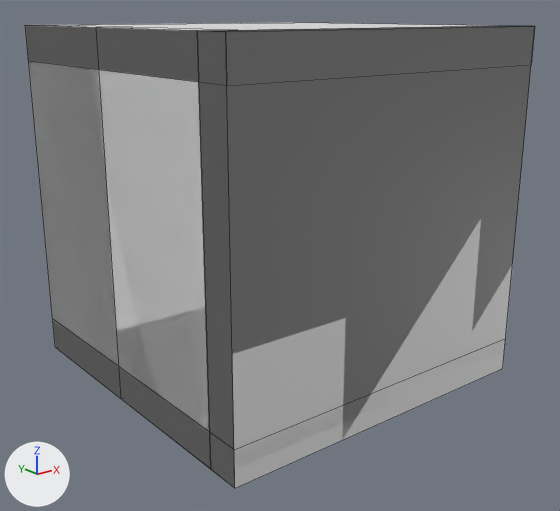
A saved change to the FBX model Assets/02.Prefab/PrefabModel/Frame.fbx.
Both versions are drawn from a 50 mm camera at (-2.76, -3.52, 1.07) aimed at (-0.02, -0.1, -0.3). The axes (+X, +Y, +Z) are drawn at lower left. The lights are the same throughout. Mesh edges are drawn as thin lines. Where no turn or scale is listed for an object, it has been applied to the vertices.

In view in the first picture: 'Cube', 'GuideBox'.
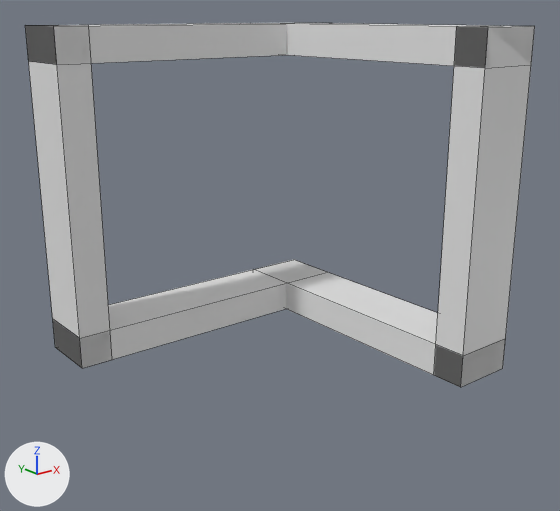
What changed in the scene script:
```text
Add me_큐브_004:
    me_큐브_004.from_pydata(...)  # a box spanning x -0.1..0.1, y -0.2..0.2, z -1.0..1.0
Add me_큐브_006:
    me_큐브_006.from_pydata(...)  # a box spanning x -0.2..0.2, y -1.0..1.0, z -0.1..0.1
Add me_큐브_003:
    me_큐브_003.from_pydata(...)  # a box spanning x -0.2..0.2, y -0.1..0.1, z -1.0..1.0
Add me_큐브_005:
    me_큐브_005.from_pydata(...)  # a box spanning x -1.0..1.0, y -0.2..0.2, z -0.1..0.1
Remove ob_cube:
    ob_cube = bpy.data.objects.new('Cube', me_큐브)
    ob_cube.location = (0.0, -0.9, 0.0)
Change ob_guidebox:
    ob_guidebox.location: (0.0, 0.0, 0.0) -> (0.8, 0.0, -0.9)
    ob_guidebox.scale: (1.0, 1.0, 1.0) -> (0.2, 1.0, 0.1)
Add ob_큐브_002:
    ob_큐브_002 = bpy.data.objects.new('큐브.002', me_큐브_004)
    ob_큐브_002.location = (-0.9, 0.8, 0.0)
Add ob_큐브_004:
    ob_큐브_004 = bpy.data.objects.new('큐브.004', me_큐브_006)
    ob_큐브_004.location = (0.8, 0.0, 0.9)
Add ob_큐브_001:
    ob_큐브_001 = bpy.data.objects.new('큐브.001', me_큐브_003)
    ob_큐브_001.location = (0.8, -0.9, 0.0)
Add ob_큐브_003:
    ob_큐브_003 = bpy.data.objects.new('큐브.003', me_큐브_005)
    ob_큐브_003.location = (0.0, 0.8, 0.9)
Add ob_큐브:
    ob_큐브 = bpy.data.objects.new('큐브', me_큐브_005.copy())
    ob_큐브.location = (0.0, 0.8, -0.9)
```

Where the change shows, as pixel boxes [x1, y1, x2, y2] in the pictures (560 x 511 px):
'Cube', deleted: before [25, 25, 535, 488]
'GuideBox', moved, rescaled (49% narrower, 73% shorter): before [25, 23, 517, 488]; after [253, 260, 505, 387]
'큐브.001', added: after [434, 26, 535, 387]
'큐브.002', added: after [25, 25, 112, 368]
'큐브', added: after [53, 261, 325, 368]
'큐브.003', added: after [25, 23, 298, 65]
'큐브.004', added: after [287, 23, 535, 68]
